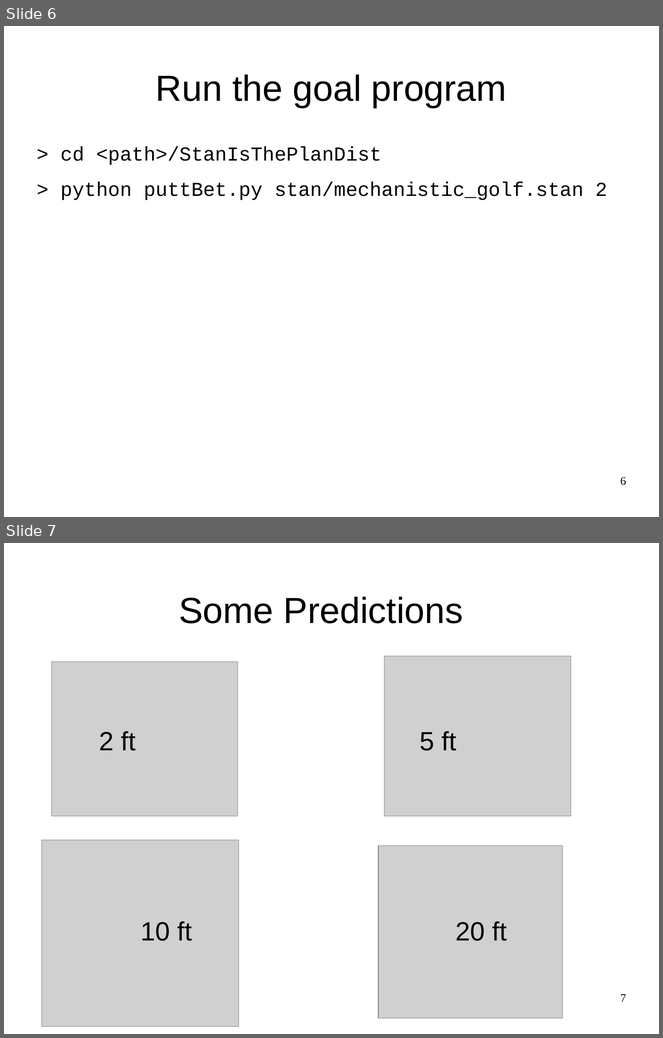
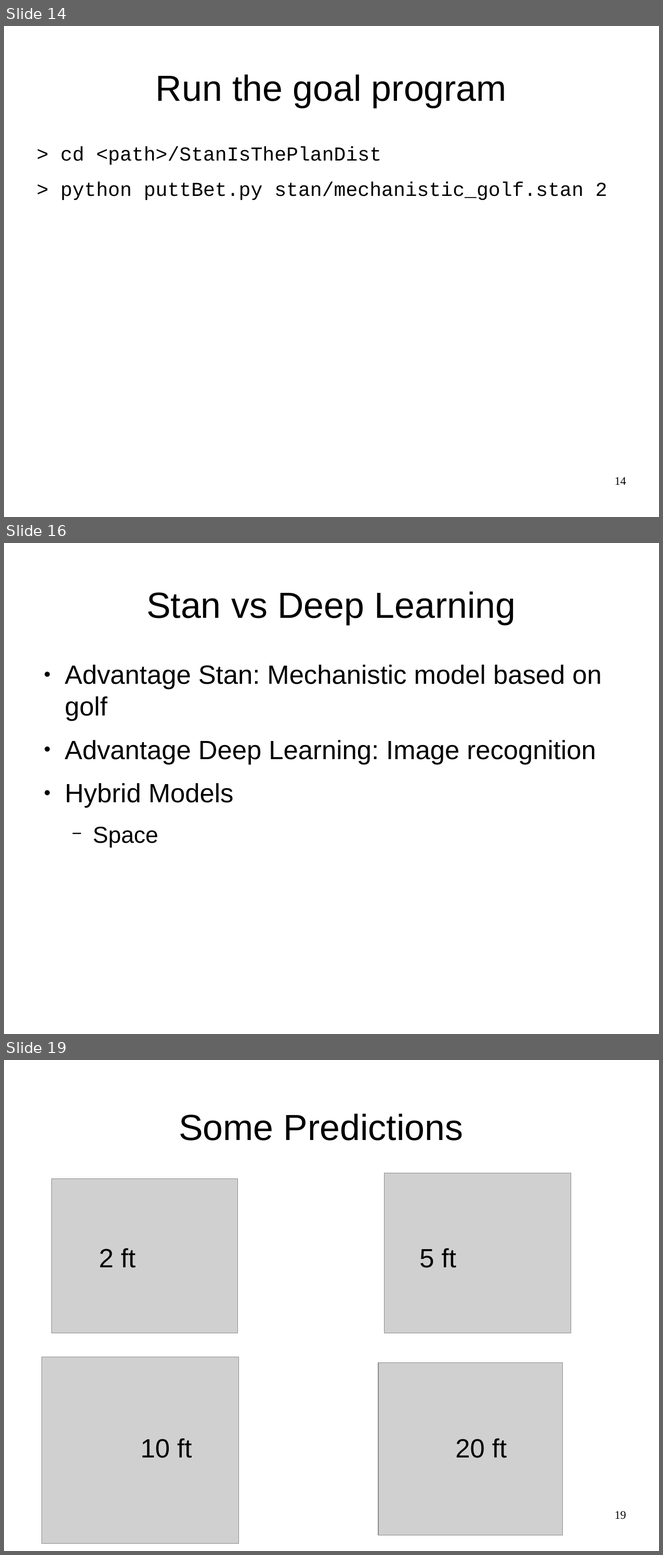
Before and after one commit to breckbaldwin/StanIsThePlan, a slide deck: talks/burlingtonMeetup2019/BurlingtonMeetup.odp. Shown one above the other, each under a label of ours: slides 6 and 7 before the commit, slides 14, 16 and 19 after it; the slides between them are not shown. The pictures are 663x1038 and 663x1555 pixels, drawn with LibreOffice and Linux fonts; fonts in the diff are those of the drawing; grey boxes stand for pictures. Boxes give left, top, right and bottom in pixels: in the first picture for what was removed or moved away, otherwise in the second. Text is boxed around its words. In the diff, an @@ line names an element or a change of style, - is before the commit and + after.

```diff
--- a/talks/burlingtonMeetup2019/BurlingtonMeetup.odp
+++ b/talks/burlingtonMeetup2019/BurlingtonMeetup.odp
@@ slide 16 added at box(4, 543, 659, 1034), background #FFFFFF @@
@@ title added at box(146, 591, 516, 625), 44 pt, text #000000 @@
+Stan vs Deep Learning
@@ text added at box(65, 665, 601, 848), 32 pt, text #000000 @@
+● Advantage Stan: Mechanistic model based on golf
+● Advantage Deep Learning: Image recognition
+● Hybrid Models
+  − Space
@@ what was slide 6 is now slide 14 @@
@@ page number at box(615, 477, 626, 485): text changed @@
-6
+14
@@ what was slide 7 is now slide 19 @@
@@ page number at box(615, 1511, 626, 1520): text changed @@
-7
+19
```
Also in this commit, not shown: 5 slides changed, 14 other slides added, 2 slides removed.
